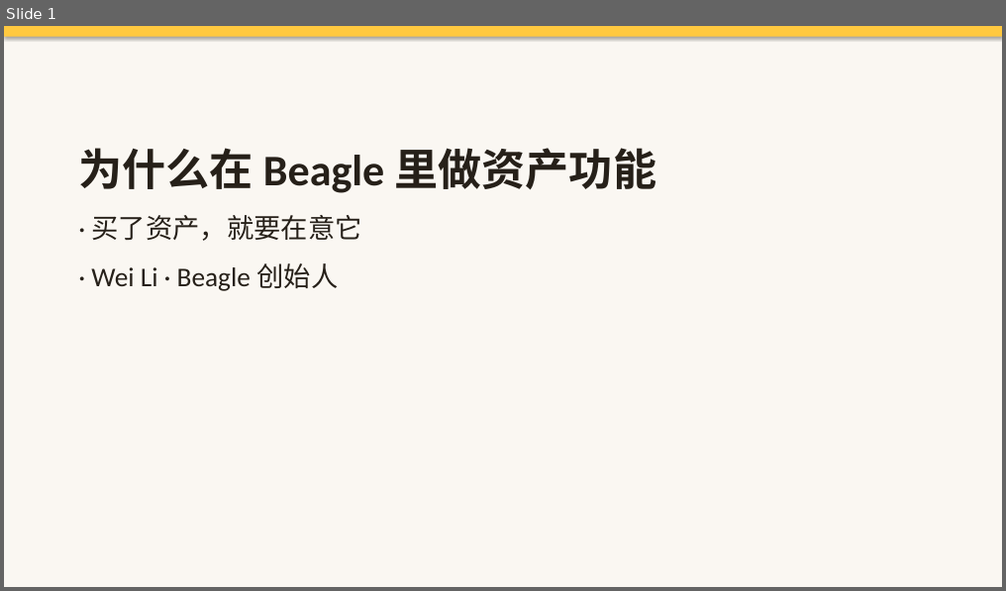
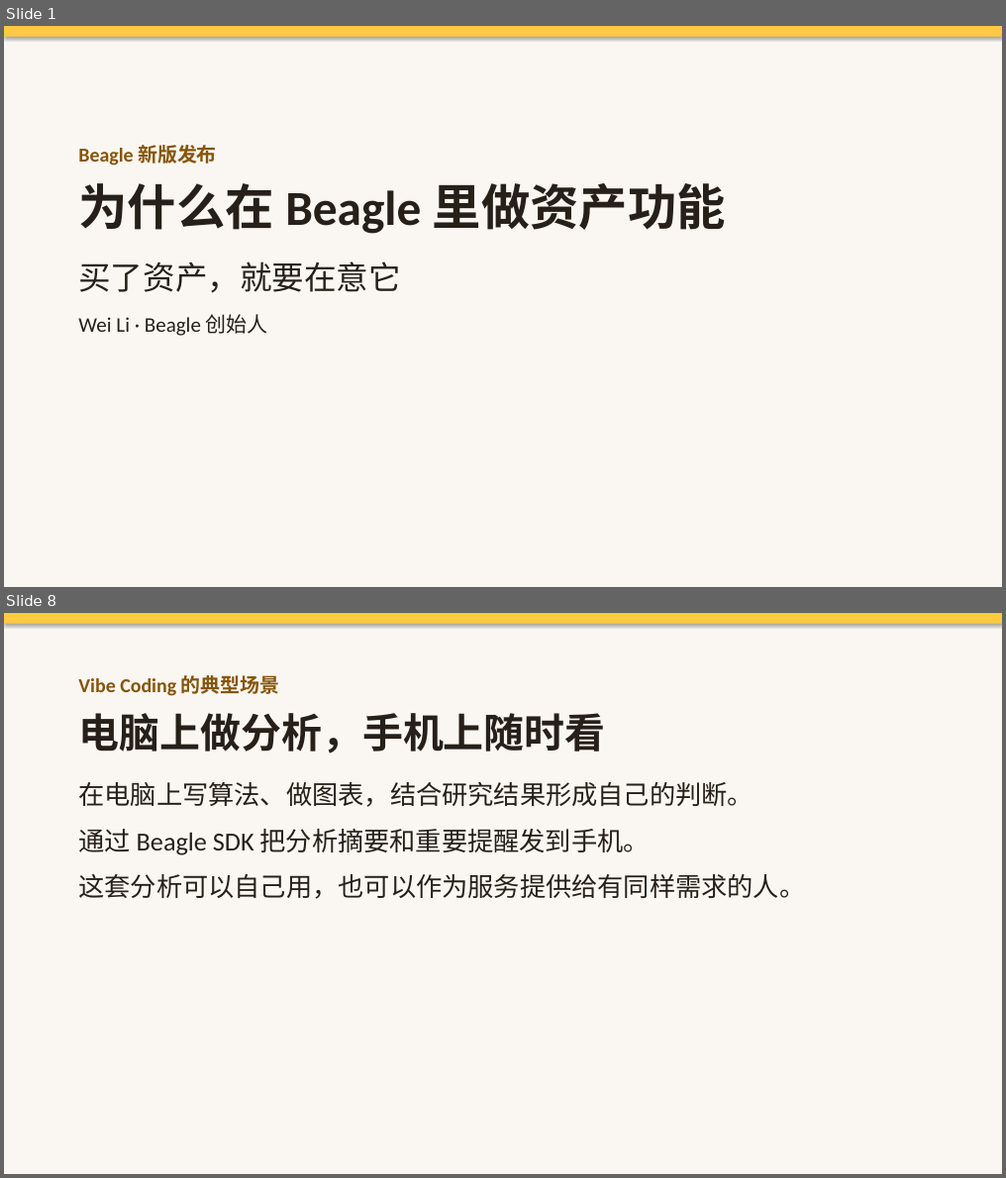
Before and after one commit to licodefun/beagle-voice-agent, a slide deck: decks/beagle-founder-take-deck.pptx. Shown one above the other, each under a label of ours: slide 1 before the commit, slides 1 and 8 after it; the slides between them are not shown. The pictures are 1006x591 and 1006x1178 pixels, drawn with LibreOffice and Linux fonts; fonts in the diff are those of the drawing. Boxes give left, top, right and bottom in pixels: in the first picture for what was removed or moved away, otherwise in the second. Text is boxed around its words. In the diff, an @@ line names an element or a change of style, - is before the commit and + after.

Commit message:
Replace founder deck with Wei's final version (Beagle new-version launch) and add his PDF export

```diff
--- a/decks/beagle-founder-take-deck.pptx
+++ b/decks/beagle-founder-take-deck.pptx
@@ slide 8 added at (4,613,1002,1174), background #FAF7F2 @@
@@ rectangle added at (4,613,1002,624), fill #FFC940 @@
@@ text added at (78,675,805,899), 25 pt, text #262019 @@
+Vibe Coding 的典型场景
+电脑上做分析，手机上随时看
+在电脑上写算法、做图表，结合研究结果形成自己的判断。
+通过 Beagle SDK 把分析摘要和重要提醒发到手机。
+这套分析可以自己用，也可以作为服务提供给有同样需求的人。
@@ slide 1 changed as well @@
@@ text at (78,145,217,166): paragraph added @@
+Beagle 新版发布
@@ text at (78,183,726,234): size 42 to 47 pt in "为什么在 Beagle 里做资产功能"; less space between paragraphs @@
@@ text at (78,262,400,336): text changed; size 26 to 20 pt @@
-· 买了资产，就要在意它
-· Wei Li · Beagle 创始人
+买了资产，就要在意它
+Wei Li · Beagle 创始人
```
Also in this commit, not shown: 10 other slides added, 11 slides removed, 1 other file.
